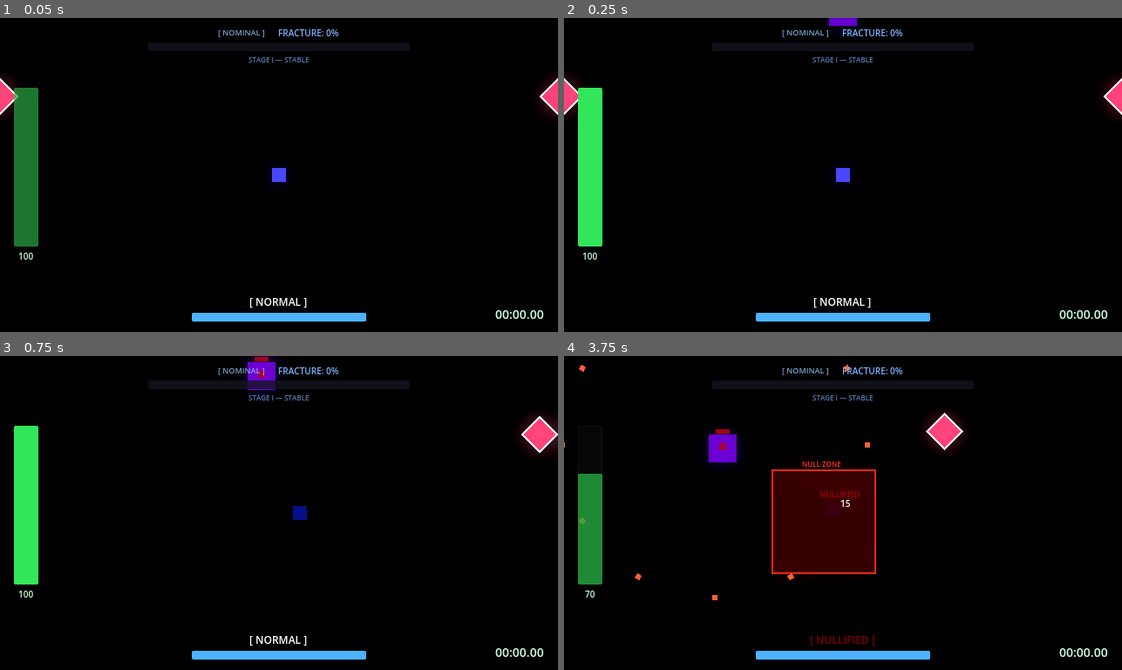
Above: before the commit, frames 1-4 (two rows, left to right).
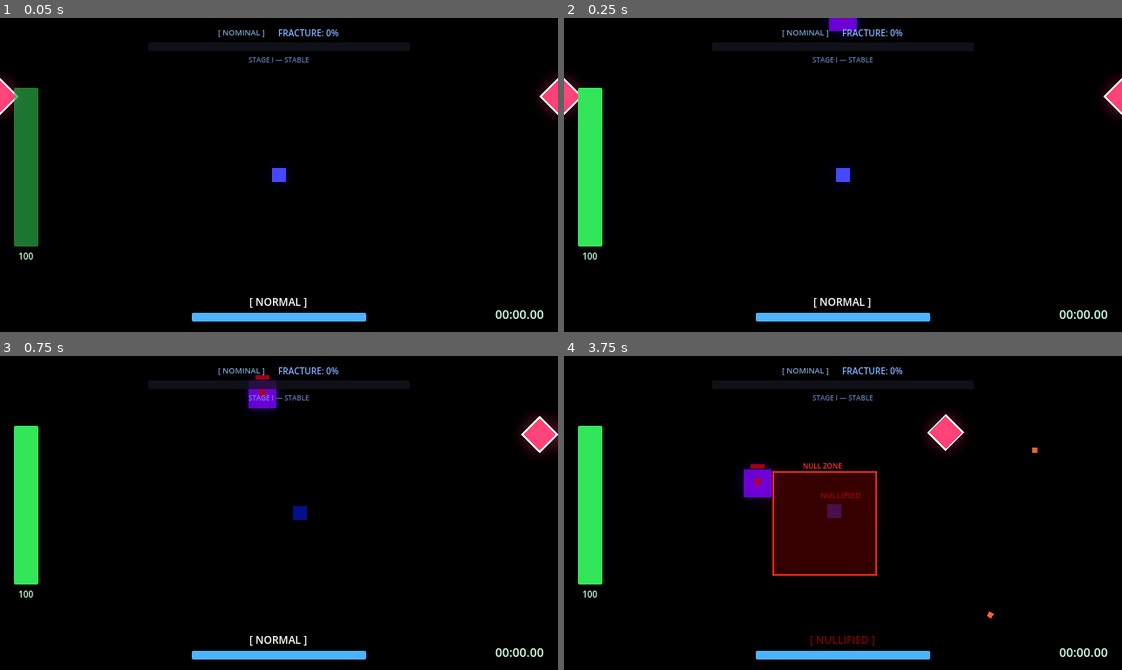
Above: after the commit, the same moments.

Repository: scarf-y/Polychron
Game: Godot game, scene res://scenes/levels/boss_room.tscn
Same seed, same stepped clock (60 frames per second), same inputs: the game is played once before the commit and once after it. This scene is started directly instead of the project's main scene.
Inputs (mouse positions are in pixels of both pictures, inside the frame that each line leads up to):
- Up to frame 1 (0.05 s): no input
- Up to frame 2 (0.25 s): no input
- Up to frame 3 (0.75 s): tap Enter at 0.5 s; move the mouse to (401, 497) at 0.52 s; hold D (move_right) from 0.53 s (still down); tap Q (dash) at 0.6 s
- Up to frame 4 (3.75 s): move the mouse to (731, 528) at 1.27 s; release D (move_right) at 1.28 s; hold S (move_down) 1.28-2.03 s; click (731, 528) at 1.35 s; move the mouse to (898, 443) at 2.02 s; hold D (move_right) 2.03-2.78 s; tap E (time_erase) at 2.1 s; move the mouse to (815, 575) at 2.77 s; hold W (move_up) 2.78-3.53 s; tap Shift (time_slow) at 2.85 s; move the mouse to (1010, 560) at 3.52 s; hold A (move_left) from 3.53 s (still down); tap Space (time_stop) at 3.6 s

Frame 1 is identical in both runs. In frame 2, less than 0.1% of the frame differs, in the area x 47-53%, y 0-5%; in frame 3, 0.7%; in frame 4, 4.5%, in the area x 0-85%, y 2-84%.

Commit message:
balance: aggressive boss buffs to prevent kiting

Diff:
--- a/scripts/time_warden.gd
+++ b/scripts/time_warden.gd
@@ -7,9 +7,9 @@
 # --- Stats ---
 @export var health: float = 800.0
 @export var max_health: float = 800.0
-@export var normal_speed: float = 60.0
-@export var timestop_speed: float = 60.0
-@export var charge_speed: float = 140.0
+@export var normal_speed: float = 90.0
+@export var timestop_speed: float = 90.0
+@export var charge_speed: float = 220.0
 var is_dead: bool = false
 var is_active_in_room: bool = true
 
@@ -19,7 +19,7 @@
 
 # --- Timers ---
 var _attack_timer: float = 0.0
-const ATTACK_INTERVAL: float = 1.2
+const ATTACK_INTERVAL: float = 0.8
 const CHARGE_DURATION: float = 0.8
 const STUN_DURATION: float = 1.0
 var _state_timer: float = 0.0
